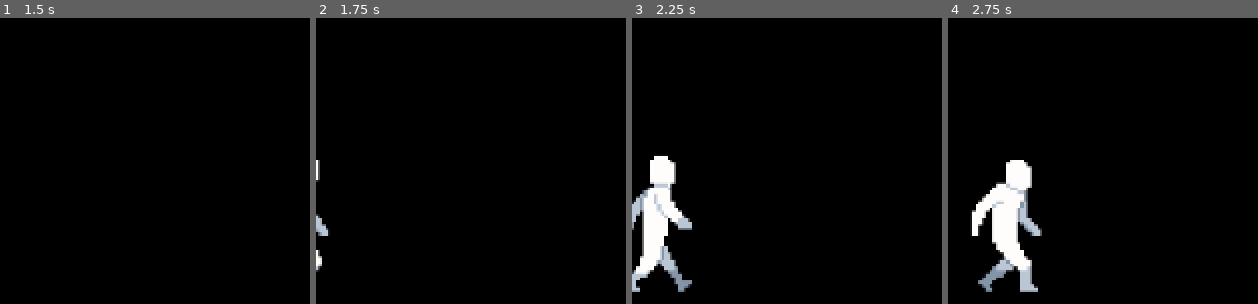
Above: before the commit, frames 1-4 (left to right).
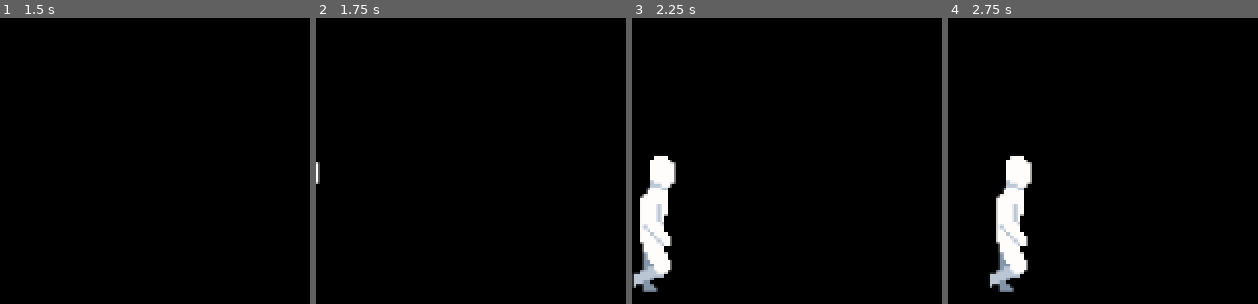
Above: after the commit, the same moments.

Repository: AlissonLamarque/Shovel-GameJam
Game: Godot game, scene res://scenes/main.tscn
The game is run twice, just before and just after one commit, with the same random seed, the same clock (stepped at 60 frames per second) and the same inputs.
Inputs:
- Up to frame 1 (1.5 s): tap Enter at 0.5 s; hold Down (slide, bound only after the commit) 0.53-1.28 s; hold Right (ui_right) from 0.53 s (still down); tap Z (jump, bound only after the commit) at 0.77, 0.8, 1.07, 1.35 s; tap Space at 1.25 s
- Up to frame 2 (1.75 s): keep holding Right (ui_right); tap Z (jump, bound only after the commit) at 1.52 s; tap Down (slide, bound only after the commit) at 1.55 s
- Up to frame 3 (2.25 s): tap Z (jump, bound only after the commit) at 1.82 s; release Right (ui_right) at 2.03 s; hold Left (ui_left) from 2.03 s (still down); hold Down (slide, bound only after the commit) from 2.03 s (still down)
- Up to frame 4 (2.75 s): keep holding Left (ui_left); keep holding Down (slide, bound only after the commit); tap Z (jump, bound only after the commit) at 2.3 s

Frame 1 is identical in both runs. In frame 2, 0.4% of the frame differs, in the area x 0-5%, y 49-89%; in frame 3, 3.0%; in frame 4, 3.7%, in the area x 7-31%, y 48-96%.

Commit message:
Player pulando e escorregando

Diff:
--- a/project.godot
+++ b/project.godot
@@ -15,6 +15,19 @@
 config/features=PackedStringArray("4.4", "Forward Plus")
 config/icon="res://icon.svg"
 
+[input]
+
+jump={
+"deadzone": 0.2,
+"events": [Object(InputEventKey,"resource_local_to_scene":false,"resource_name":"","device":-1,"window_id":0,"alt_pressed":false,"shift_pressed":false,"ctrl_pressed":false,"meta_pressed":false,"pressed":false,"keycode":0,"physical_keycode":90,"key_label":0,"unicode":122,"location":0,"echo":false,"script":null)
+]
+}
+slide={
+"deadzone": 0.2,
+"events": [Object(InputEventKey,"resource_local_to_scene":false,"resource_name":"","device":-1,"window_id":0,"alt_pressed":false,"shift_pressed":false,"ctrl_pressed":false,"meta_pressed":false,"pressed":false,"keycode":0,"physical_keycode":4194322,"key_label":0,"unicode":0,"location":0,"echo":false,"script":null)
+]
+}
+
 [rendering]
 
 textures/canvas_textures/default_texture_filter=0
--- a/scenes/player.tscn
+++ b/scenes/player.tscn
@@ -99,14 +99,6 @@
 atlas = ExtResource("1_e8806")
 region = Rect2(0, 588, 96, 84)
 
-[sub_resource type="AtlasTexture" id="AtlasTexture_c8si1"]
-atlas = ExtResource("1_e8806")
-region = Rect2(0, 672, 96, 84)
-
-[sub_resource type="AtlasTexture" id="AtlasTexture_hk8um"]
-atlas = ExtResource("1_e8806")
-region = Rect2(96, 672, 96, 84)
-
 [sub_resource type="AtlasTexture" id="AtlasTexture_y4qgo"]
 atlas = ExtResource("1_e8806")
 region = Rect2(0, 1008, 96, 84)
@@ -347,14 +339,8 @@
 }, {
 "duration": 1.0,
 "texture": SubResource("AtlasTexture_uvoli")
-}, {
-"duration": 1.0,
-"texture": SubResource("AtlasTexture_c8si1")
-}, {
-"duration": 1.0,
-"texture": SubResource("AtlasTexture_hk8um")
-}],
-"loop": true,
+}],
+"loop": false,
 "name": &"jump",
 "speed": 10.0
 }, {
@@ -516,8 +502,7 @@
 [node name="AnimatedSprite2D" type="AnimatedSprite2D" parent="."]
 position = Vector2(1, -42)
 sprite_frames = SubResource("SpriteFrames_v5cpl")
-animation = &"idle"
-frame_progress = 0.774455
+animation = &"jump"
 
 [node name="CollisionShape2D" type="CollisionShape2D" parent="."]
 position = Vector2(0, -19)
--- a/scripts/player.gd
+++ b/scripts/player.gd
@@ -1,119 +1,160 @@
 # player_controller.gd
-# Script para um CharacterBody2D controlado por cliques alternados de setas.
-# A velocidade do personagem é baseada na rapidez com que o jogador alterna
-# entre as teclas esquerda e direita.
+# Script para um CharacterBody2D com corrida, pulo de altura variável e deslize.
 
 extends CharacterBody2D
 
 # --- Variáveis de Movimento (Ajuste no Inspetor) ---
 @export_group("Parâmetros de Corrida")
-@export var max_speed: float = 450.0 # A velocidade máxima que o personagem pode atingir.
-@export var speed_boost_factor: float = 35000.0 # Fator principal para calcular o impulso. Ajuste para sentir a velocidade ideal.
-@export var deceleration: float = 15.0 # Quão rápido o personagem para quando os cliques cessam. Um valor maior significa uma parada mais abrupta.
-@export var input_timeout: float = 0.4 # Tempo em segundos para considerar que o jogador parou de clicar e começar a desacelerar.
-@export var initial_speed: float = 60.0 # Uma pequena velocidade inicial para o personagem sair do lugar.
-@export var same_key_penalty: float = 0.25 # Penalidade ao clicar na mesma tecla (ex: 0.25 = perde 25% da velocidade atual).
+@export var max_speed: float = 450.0
+@export var speed_boost_factor: float = 35000.0
+@export var constant_deceleration: float = 100.0
+@export var input_timeout: float = 0.4
+@export var initial_speed: float = 60.0
+@export var same_key_penalty: float = 0.25
+@export var speed_lerp_factor: float = 0.2
+
+@export_group("Posicionamento na Tela")
+# VALOR ALTERADO: O deslocamento na velocidade zero agora é 0 (posição inicial).
+@export var slow_speed_x_offset: float = 0.0
+# VALOR ALTERADO: Define o quão para a DIREITA o personagem vai em velocidade máxima.
+@export var fast_speed_x_offset: float = 50.0
+# Fator de suavização para o movimento de posição.
+@export var position_lerp_factor: float = 0.05
 
 # --- Variáveis de Física ---
-@export_group("Física")
-@export var gravity_scale: float = 1.0 # Multiplicador para a gravidade padrão do projeto.
+@export_group("Física, Pulo e Deslize")
+@export var gravity_scale: float = 1.0
+@export var jump_velocity: float = -400.0
+@export var jump_release_multiplier: float = 0.5
+@export var slide_deceleration: float = 250.0 # Desaceleração rápida enquanto desliza.
 
 var control_enabled = true
-
-# Variável para armazenar a gravidade do projeto.
 var gravity = ProjectSettings.get_setting("physics/2d/default_gravity")
 
-# --- Variáveis de Controle Interno (Não mexer) ---
+# --- Variáveis de Estado Interno ---
 var _current_speed: float = 0.0
-var _last_press_time: int = 0 # Usaremos milissegundos (ticks) para mais precisão.
-var _last_key_direction: int = 0 # -1 para esquerda, 1 para direita, 0 para nenhum.
+var _last_press_time: int = 0
+var _last_key_direction: int = 0
 var _time_since_last_input: float = 0.0
+var _is_sliding: bool = false
+var _initial_x_position: float # LÓGICA ALTERADA
 
 # --- Referências de Nós ---
-# Garanta que seu personagem tenha um nó AnimatedSprite2D para o visual.
 @onready var animated_sprite: AnimatedSprite2D = $AnimatedSprite2D
+
+
+var _is_jumping = false
+
+
+func _ready() -> void:
+	# LÓGICA ALTERADA: Armazena a posição inicial do personagem no mundo do jogo.
+	_initial_x_position = global_position.x
 
 
 func _physics_process(delta: float) -> void:
 	if !control_enabled:
 		return
+
 	# 1. APLICAR GRAVIDADE
 	if not is_on_floor():
 		velocity.y += gravity * gravity_scale * delta
 
 	# 2. GERENCIAR DESACELERAÇÃO
-	_time_since_last_input += delta
-	if _time_since_last_input > input_timeout:
-		_current_speed = lerp(_current_speed, 0.0, deceleration * delta)
+	if _is_sliding:
+		_current_speed = max(0, _current_speed - slide_deceleration * delta)
+		if is_equal_approx(_current_speed, 0.0):
+			_is_sliding = false
+	else:
+		_time_since_last_input += delta
+		if _time_since_last_input > input_timeout:
+			_current_speed = max(0, _current_speed - constant_deceleration * delta)
 
-	# 3. APLICAR MOVIMENTO HORIZONTAL (DESATIVADO)
-	# A linha abaixo foi comentada para impedir que o personagem se mova.
-	# velocity.x = _current_speed * _last_key_direction
+	# 3. ATUALIZAR POSIÇÃO HORIZONTAL SUAVEMENTE
+	_update_horizontal_position()
 
 	# 4. ATUALIZAR ANIMAÇÕES
 	_update_animation()
 
 	# 5. MOVER O PERSONAGEM
-	# move_and_slide() ainda é chamado para aplicar a gravidade e manter a física do chão.
+	# move_and_slide() ainda é necessário para a gravidade e colisões verticais.
 	move_and_slide()
 
 
 func _input(event: InputEvent) -> void:
-	if not event is InputEventKey or not event.is_pressed():
+	if !control_enabled:
 		return
 
-	var current_direction: int = 0
-	if event.is_action_pressed("ui_left"):
-		current_direction = -1
-	elif event.is_action_pressed("ui_right"):
-		current_direction = 1
+	# --- LÓGICA DA CORRIDA ---
+	if event.is_action_pressed("ui_left") or event.is_action_pressed("ui_right"):
+		if not _is_sliding:
+			var current_direction: int = 0
+			if event.is_action_pressed("ui_left"):
+				current_direction = -1
+			elif event.is_action_pressed("ui_right"):
+				current_direction = 1
 
-	if current_direction == 0:
-		return
+			if current_direction != 0:
+				_process_running_input(current_direction)
 
-	# --- LÓGICA DE VELOCIDADE (CORRIGIDA E SIMPLIFICADA) ---
+	# --- LÓGICA DO PULO ---
+	if event.is_action_pressed("jump") and is_on_floor() and not _is_sliding:
+		velocity.y = jump_velocity
+		_is_jumping = true
 
-	# Reinicia o contador de timeout.
+	if event.is_action_released("jump") and velocity.y < 0:
+		velocity.y *= jump_release_multiplier
+
+	# --- LÓGICA DO DESLIZE ---
+	if event.is_action_pressed("slide") and is_on_floor() and _current_speed > 0:
+		_is_sliding = true
+
+	if event.is_action_released("slide"):
+		_is_sliding = false
+
+
+func _process_running_input(current_direction: int) -> void:
 	_time_since_last_input = 0.0
-
-	# A linha abaixo foi comentada para impedir que o sprite vire.
 	# animated_sprite.flip_h = (current_direction == -1)
 
-	# CASO 1: É o primeiro clique da corrida.
 	if _last_key_direction == 0:
 		_current_speed = initial_speed
-
-	# CASO 2: O jogador alternou a direção (o que queremos!).
 	elif current_direction != _last_key_direction:
 		var time_now: int = Time.get_ticks_msec()
 		var time_diff: int = time_now - _last_press_time
 		if time_diff > 0:
 			var speed_from_timing = speed_boost_factor / float(time_diff)
-			# Aumenta a velocidade, mas sem deixar que ela caia abaixo da atual.
-			_current_speed = clamp(speed_from_timing, _current_speed, max_speed)
-
-	# CASO 3: O jogador pressionou a mesma tecla (NOVA LÓGICA).
+			var target_speed = clamp(speed_from_timing, 0, max_speed)
+			_current_speed = lerp(_current_speed, target_speed, speed_lerp_factor)
 	elif current_direction == _last_key_direction:
-		# Penaliza a velocidade, reduzindo-a pelo fator de penalidade.
 		_current_speed *= (1.0 - same_key_penalty)
 
-	# Em todos os casos de clique válido, atualizamos o tempo e a direção.
 	_last_press_time = Time.get_ticks_msec()
 	_last_key_direction = current_direction
 
 
+func _update_horizontal_position() -> void:
+	# LÓGICA ALTERADA: Mapeia a velocidade para um deslocamento relativo à posição inicial do personagem.
+	var target_x = remap(_current_speed, 0, max_speed, _initial_x_position + slow_speed_x_offset, _initial_x_position + fast_speed_x_offset)
+
+	# Interpola suavemente a posição atual do personagem para a posição alvo.
+	global_position.x = lerp(global_position.x, target_x, position_lerp_factor)
+
+
 func _update_animation() -> void:
-	# Lógica de animação revisada para ser mais clara.
+	if _is_sliding:
+		animated_sprite.play("slide")
+		return
+
 	if is_on_floor():
-		# Usamos uma cadeia if/elif para garantir que apenas uma animação toque por vez.
-		# Verificamos da mais rápida para a mais lenta.
 		if _current_speed >= 400:
 			animated_sprite.play("run_fast")
 		elif _current_speed >= 200:
 			animated_sprite.play("run")
-		elif _current_speed > 10.0: # Um pequeno limiar para evitar "walk" quando quase parado.
+		elif _current_speed > 10.0:
 			animated_sprite.play("walk")
 		else:
 			animated_sprite.play("idle")
 	else:
-		animated_sprite.play("jump")
+		if _is_jumping:
+			_is_jumping = false
+			animated_sprite.play("jump")
Not shown: 1 places in scenes/player.tscn that only renumber resources
